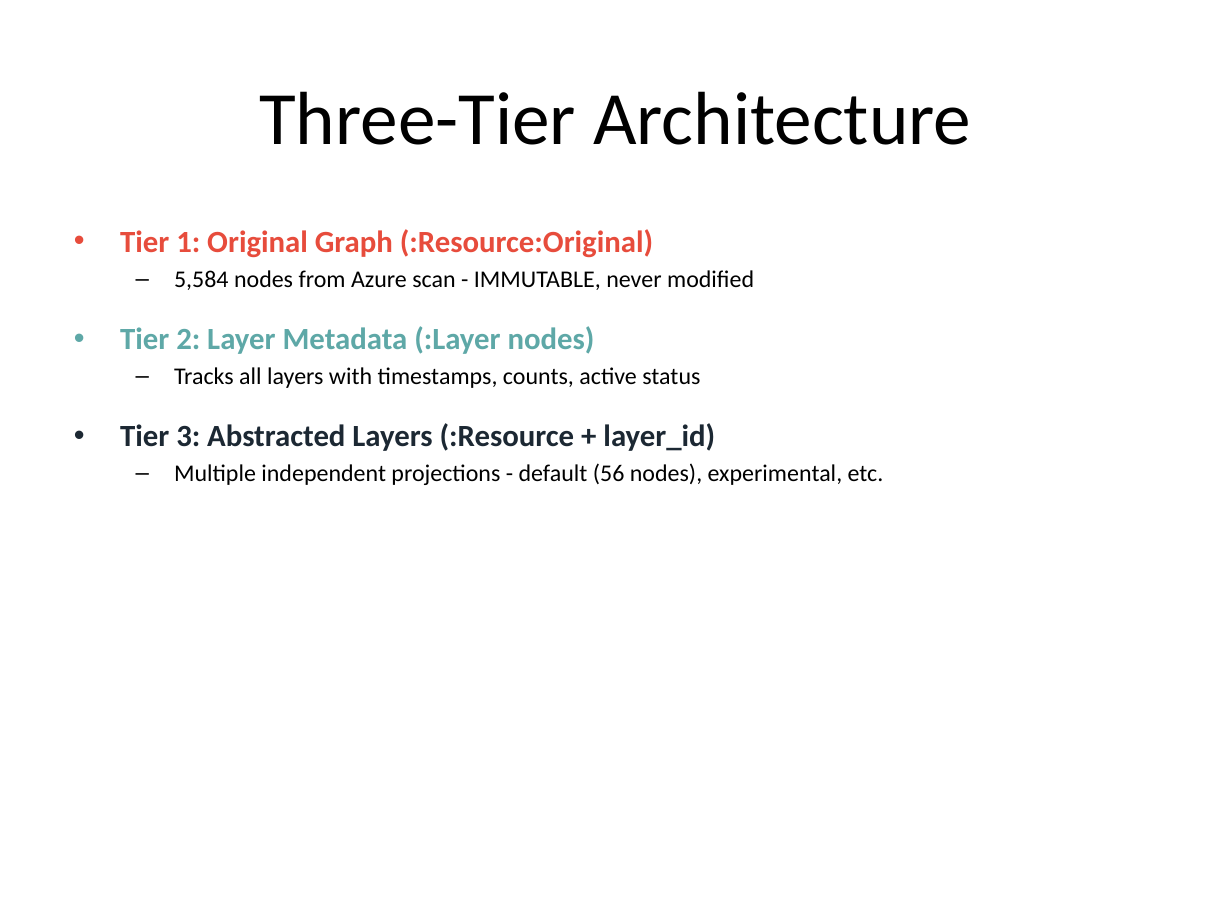
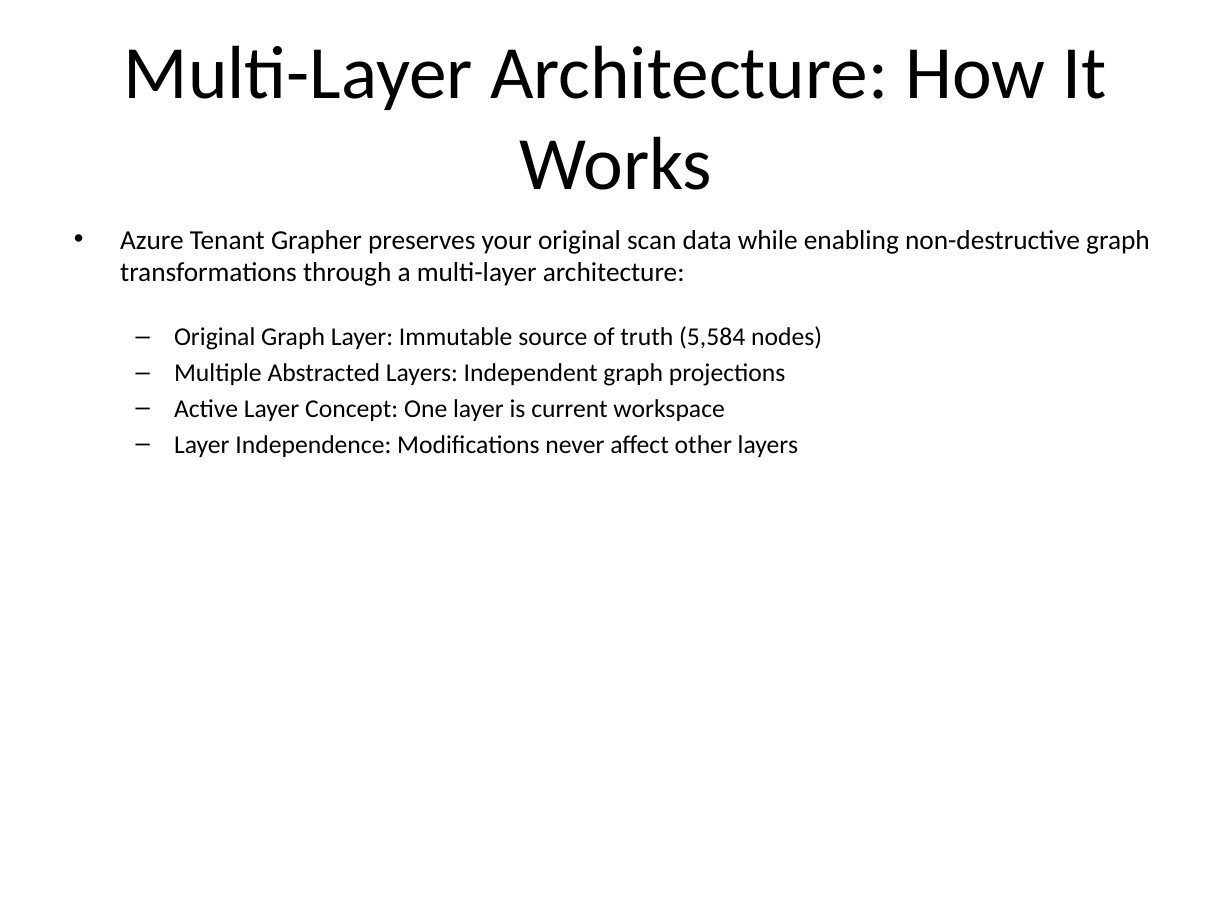
Before and after one commit to rysweet/azure-tenant-grapher, a slide deck: slide 2 of Multi_Layer_Graph_Projections.pptx (slide 4 before the commit). Drawn at 1232x924 pixels with LibreOffice and Linux fonts; fonts in the diff are those of the drawing. Boxes give left, top, right and bottom in pixels: in the first picture for what was removed or moved away, otherwise in the second. Text is boxed around its words. In the diff, an @@ line names an element or a change of style, - is before the commit and + after.

```diff
--- a/Multi_Layer_Graph_Projections.pptx
+++ b/Multi_Layer_Graph_Projections.pptx
@@ title at (124,45,1107,190): text changed @@
-Three-Tier Architecture
+Multi-Layer Architecture: How It Works
@@ text at (120,230,1150,457): text changed; size 14 to 15 pt @@
-• Tier 1: Original Graph (:Resource:Original)
-  – 5,584 nodes from Azure scan - IMMUTABLE, never modified
-• Tier 2: Layer Metadata (:Layer nodes)
-  – Tracks all layers with timestamps, counts, active status
-• Tier 3: Abstracted Layers (:Resource + layer_id)
-  – Multiple independent projections - default (56 nodes), experimental, etc.
+• Azure Tenant Grapher preserves your original scan data while enabling non-destructive graph transformations through a multi-layer architecture:
+  – Original Graph Layer: Immutable source of truth (5,584 nodes)
+  – Multiple Abstracted Layers: Independent graph projections
+  – Active Layer Concept: One layer is current workspace
+  – Layer Independence: Modifications never affect other layers
```
Also in this commit, not shown: 10 other slides changed, 5 slides added, 6 slides removed, 7 other files.
